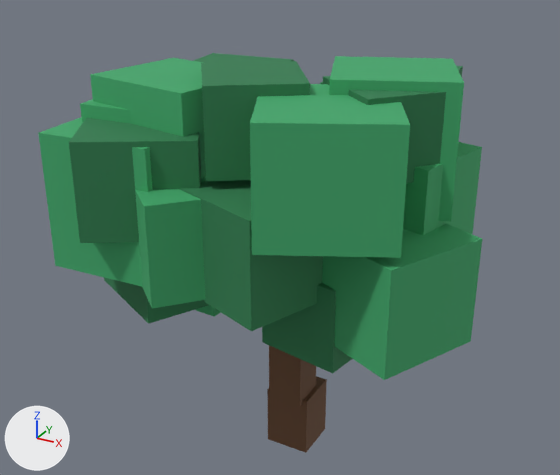
An edit to the glTF model frontend/assets/custom/circuit/treeYoung.glb, drawn before and after from the same camera.
One viewpoint serves both versions: a 50 mm camera at (5.13, -9.95, 8.69) aimed at (-0.29, -0.09, 3.76). Lighting does not change. The marker at lower left points along +X, +Y and +Z. The older version comes first. Vertices at exactly the same position are counted once.

In view in the first picture: 'treeYoung_bark', 'treeYoung_leafDark', 'treeYoung_leafMid'.
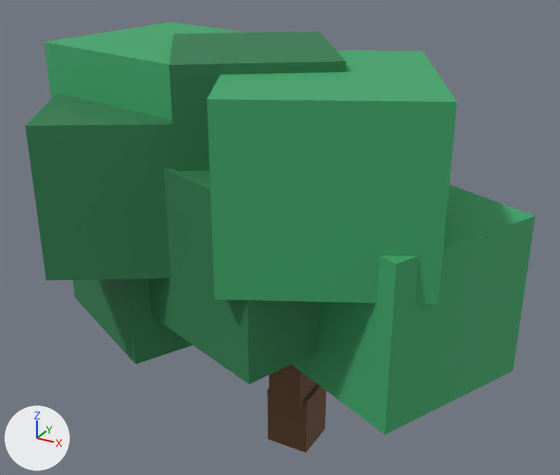
What the commit changed:
me_cube_003 is used by ob_treeyoung_leafdark; location (0.0, 0.0, 0.0).
me_cube_003 had 104 vertices, 156 faces and spanned x -2.73..2.47, y -3.0..3.04, z 2.68..6.59.
me_cube_003 now has 48 vertices, 72 faces and spans x -3.24..1.79, y -3.55..3.58, z 2.68..6.93.
me_cube_003 part 1: the loose piece of 8 vertices spanning x -0.56..1.28, y -2.82..-1.05, z 3.77..5.25 is scaled about its middle by 1.55.
me_cube_003 part 2: the loose piece of 8 vertices spanning x -2.61..-0.33, y -3.0..-0.67, z 4.49..5.88 is scaled about its middle by 1.48.
me_cube_003 part 3: the loose piece of 8 vertices spanning x -1.01..0.88, y -2.2..-0.28, z 5.37..6.59 is scaled about its middle by 1.55.
me_cube_003 part 4: the loose piece of 8 vertices spanning x -2.73..-0.44, y -2.27..0.08, z 3.03..4.59 is scaled about its middle by 1.45.
me_cube_003 part 5: 7 loose pieces with 56 vertices, spanning x -2.6..2.47, y -1.84..2.5, z 2.68..6.52, are deleted.
Other edits to the shape of me_cube_003 do not show in these pictures.
me_cube_004 is used by ob_treeyoung_leafmid; location (0.0, 0.0, 0.0).
me_cube_004 had 104 vertices, 156 faces and spanned x -3.09..3.04, y -3.0..2.8, z 2.81..6.64.
me_cube_004 now has 40 vertices, 60 faces and spans x -2.85..3.61, y -3.48..2.84, z 2.41..6.88.
me_cube_004 part 6: the loose piece of 8 vertices spanning x 0.7..3.04, y -2.24..-0.04, z 3.22..4.73 is scaled about its middle by 1.49.
me_cube_004 part 7: the loose piece of 8 vertices spanning x -2.35..-0.31, y -2.1..-0.22, z 4.59..6.44 is scaled about its middle by 1.48.
me_cube_004 part 8: the loose piece of 8 vertices spanning x 0.03..2.44, y -2.91..-0.41, z 4.87..6.45 is scaled about its middle by 1.46.
me_cube_004 part 9: 8 loose pieces with 64 vertices, spanning x -3.09..2.66, y -3.0..2.8, z 2.81..6.64, are deleted.
Other edits to the shape of me_cube_004 do not show in these pictures.

Where the change shows, as pixel boxes (x1, y1, x2, y2) in the pictures (560 x 475 px; the box of a moved part takes in the faces that stretch with it):
'treeYoung_leafMid', reshaped (11% wider, 27% taller)
    before: (38, 56, 482, 380)
    after: (44, 22, 535, 435)
'treeYoung_leafDark', reshaped (7% wider, 10% taller)
    before: (69, 53, 463, 373)
    after: (25, 31, 448, 384)
part 1 of me_cube_003, moved or reshaped
    before: (179, 180, 323, 331)
    after: (149, 169, 320, 384)
part 2 of me_cube_003, moved or reshaped
    before: (69, 118, 201, 243)
    after: (25, 93, 175, 280)
part 3 of me_cube_003, moved or reshaped
    before: (201, 61, 310, 181)
    after: (169, 31, 346, 171)
part 4 of me_cube_003, moved or reshaped
    before: (104, 277, 208, 324)
    after: (73, 279, 192, 364)
part 5 of me_cube_003, deleted (mostly hidden)
    before: (193, 53, 463, 373)
part 6 of me_cube_004, moved or reshaped
    before: (322, 224, 482, 380)
    after: (291, 184, 535, 435)
part 7 of me_cube_004, moved or reshaped
    before: (90, 58, 206, 178)
    after: (44, 22, 248, 120)
part 8 of me_cube_004, moved or reshaped
    before: (250, 84, 410, 258)
    after: (207, 50, 457, 304)
part 9 of me_cube_004, deleted (green)
    before: (38, 56, 482, 317)
